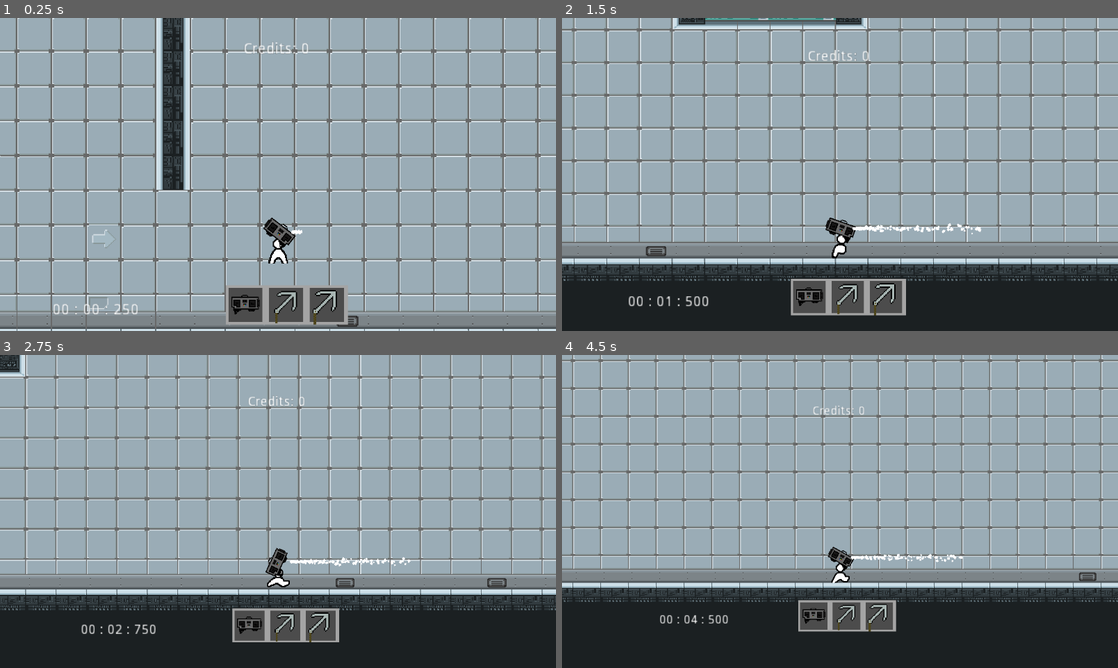
Above: before the commit, frames 1-4 (two rows, left to right).
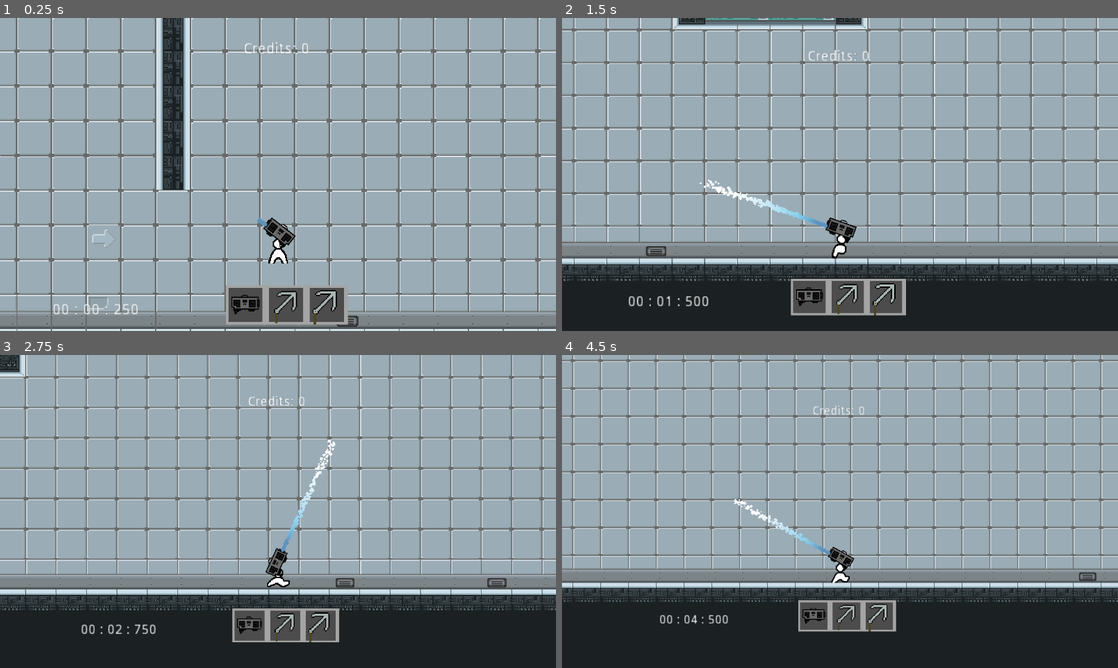
Above: after the commit, the same moments.

Repository: TheyCallMeNano/Music-Based-Platformer
Game: Godot game, scene res://Rooms/Hub.tscn
Same seed, same stepped clock (60 frames per second), same inputs: the game is played once before the commit and once after it.
Inputs (mouse positions are in pixels of both pictures, inside the frame that each line leads up to):
- Up to frame 1 (0.25 s): no input
- Up to frame 2 (1.5 s): move the mouse to (962, 158) at 0.52 s; hold F (interact) 0.53-1.28 s; hold D (moveRight) from 0.53 s (still down); tap W (moveUp) at 0.77 s; move the mouse to (728, 190) at 1.27 s; click (728, 190) at 1.35 s
- Up to frame 3 (2.75 s): tap W (moveUp) at 1.52 s; move the mouse to (333, 442) at 2.02 s; release D (moveRight) at 2.03 s; hold A (moveLeft) from 2.03 s (still down); tap 1 (slot1) at 2.1 s
- Up to frame 4 (4.5 s): move the mouse to (812, 574) at 2.77 s; release A (moveLeft) at 2.78 s; hold D (moveRight) 2.78-4.28 s; tap 2 (slot2) at 2.85 s; tap W (moveUp) at 3.02, 3.77 s; move the mouse to (1006, 558) at 3.52 s; tap 3 (slot3) at 3.6 s; move the mouse to (673, 464) at 4.27 s; hold A (moveLeft) from 4.28 s (still down); tap F (interact) at 4.35 s

The runs differ from the first frame. In frame 1, less than 0.1% of the frame differs, in the area x 46-55%, y 63-70%; in frame 2, 0.6%, in the area x 24-76%, y 51-70%; in frame 3, 0.5%; in frame 4, 0.4%.

Commit message:
Update objPlayer.tscn

Diff:
--- a/Objects/objPlayer.tscn
+++ b/Objects/objPlayer.tscn
@@ -59,13 +59,25 @@
 "values": [ 4, 5, 6, 7, 8, 9 ]
 }
 
-[sub_resource type="Curve" id=5]
-min_value = -360.0
-max_value = 360.0
-_data = [ Vector2( 0, 201.273 ), 0.0, 486.234, 0, 0, Vector2( 1, -171.818 ), -212.727, 0.0, 0, 0 ]
-
-[sub_resource type="CurveTexture" id=6]
-curve = SubResource( 5 )
+[sub_resource type="Curve" id=10]
+_data = [ Vector2( 0, 1 ), 0.0, 0.0, 0, 0, Vector2( 1, 0 ), 0.0, 0.0, 0, 0 ]
+
+[sub_resource type="CurveTexture" id=11]
+curve = SubResource( 10 )
+
+[sub_resource type="Curve" id=12]
+max_value = 200.0
+_data = [ Vector2( 0, 158.409 ), 0.0, -445.801, 0, 0, Vector2( 0.865314, 0 ), -811.552, 0.0, 0, 0 ]
+
+[sub_resource type="CurveTexture" id=13]
+curve = SubResource( 12 )
+
+[sub_resource type="Gradient" id=8]
+offsets = PoolRealArray( 0.260116, 0.481696, 0.857418 )
+colors = PoolColorArray( 0.357056, 0.581517, 0.761719, 1, 0.52652, 0.830335, 0.949219, 1, 1, 1, 1, 1 )
+
+[sub_resource type="GradientTexture" id=9]
+gradient = SubResource( 8 )
 
 [sub_resource type="ParticlesMaterial" id=7]
 flag_disable_z = true
@@ -77,9 +89,13 @@
 orbit_velocity_random = 0.0
 angle = 720.0
 angle_random = 1.0
-angle_curve = SubResource( 6 )
 scale = 3.0
 scale_random = 1.0
+color_ramp = SubResource( 9 )
+anim_speed = 1.0
+anim_speed_curve = SubResource( 13 )
+anim_offset = 1.0
+anim_offset_curve = SubResource( 11 )
 
 [node name="Player" type="KinematicBody2D"]
 script = ExtResource( 2 )
@@ -114,6 +130,12 @@
 vframes = 3
 script = ExtResource( 5 )
 
+[node name="Particles2D" type="Particles2D" parent="sprBoomboxGun"]
+position = Vector2( 112, -8 )
+scale = Vector2( 8, 8 )
+amount = 320
+process_material = SubResource( 7 )
+
 [node name="Raycast" type="Node2D" parent="sprBoomboxGun"]
 position = Vector2( 49.6889, 58.2092 )
 scale = Vector2( 3.76471, 4 )
@@ -260,8 +282,3 @@
 enabled = true
 cast_to = Vector2( 0, 500 )
 collision_mask = 2
-
-[node name="Particles2D" type="Particles2D" parent="."]
-position = Vector2( 14, -17 )
-amount = 120
-process_material = SubResource( 7 )
Not shown: 1 places in Objects/objPlayer.tscn that only renumber resources
